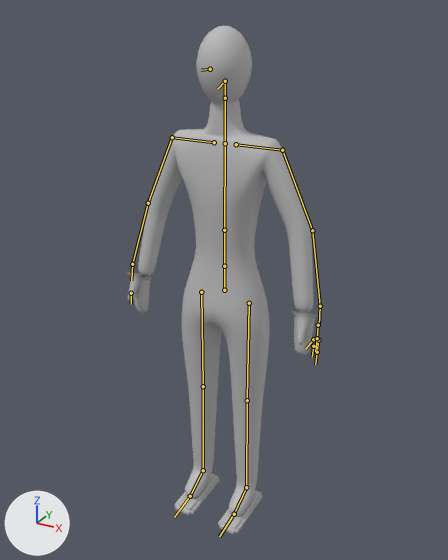
What one commit did to the glTF model models/mannequin_female.glb.
Camera for both pictures: a camera (50 mm lens) standing at (0.894, -1.633, 1.726) and looking at (-0.001, -0.006, 0.912). The axes (+X, +Y, +Z) are drawn at lower left. The lights are the same throughout. The picture after the commit comes second. The bones that change, and the others that lie on the model, are drawn over the model as lines.

Names of what the first picture shows: 'human_noir'.
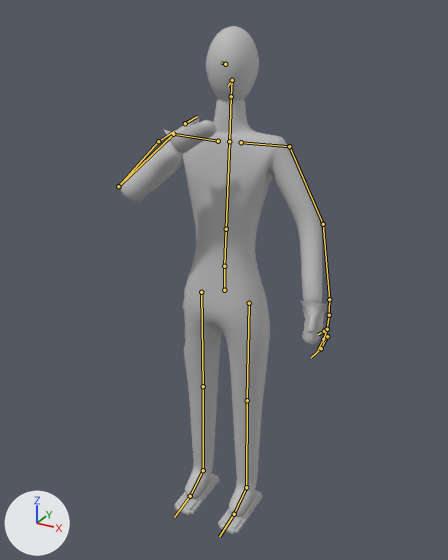
The newer file adds an action. The first version stands in its rest pose; the second is drawn at frame 6 of the action 'hand_recoil'.

Edits to the scene script, one JSON object a line:
```json
{"block": "bone_spine", "where": "bone_spine = bpy.data.objects['human_rig'].pose.bones['spine']  # child of 'pelvis'"}
{"op": "set", "path": "bone_spine.rotation_quaternion", "old": "(1.0, 0.0, 0.0, 0.0)", "new": "(0.997, -0.048, 0.066, 0.003)", "note": "degrees (0, 0, 0) -> degrees (-6, 8, 0)"}
{"block": "bone_head", "where": "bone_head = bpy.data.objects['human_rig'].pose.bones['head']  # child of 'neck'"}
{"op": "set", "path": "bone_head.rotation_quaternion", "old": "(1.0, 0.0, 0.0, 0.0)", "new": "(0.998, -0.023, 0.057, 0.001)", "note": "degrees (0, 0, 0) -> degrees (-3, 6, 0)"}
{"block": "bone_upper_arm_l", "where": "bone_upper_arm_l = bpy.data.objects['human_rig'].pose.bones['upper_arm.L']  # child of 'shoulder.L'"}
{"op": "set", "path": "bone_upper_arm_l.rotation_quaternion", "old": "(1.0, 0.0, 0.0, 0.0)", "new": "(0.999, 0.0, 0.0, -0.044)", "note": "degrees (0, 0, 0) -> degrees (0, 0, -5)"}
{"block": "bone_forearm_l", "where": "bone_forearm_l = bpy.data.objects['human_rig'].pose.bones['forearm.L']  # child of 'upper_arm.L'"}
{"op": "set", "path": "bone_forearm_l.rotation_quaternion", "old": "(1.0, 0.0, 0.0, 0.0)", "new": "(0.996, -0.087, 0.0, 0.0)", "note": "degrees (0, 0, 0) -> degrees (-10, 0, 0)"}
{"block": "bone_fingers_1_l", "where": "bone_fingers_1_l = bpy.data.objects['human_rig'].pose.bones['fingers_1.L']  # child of 'hand.L'"}
{"op": "set", "path": "bone_fingers_1_l.rotation_quaternion", "old": "(1.0, 0.0, 0.0, 0.0)", "new": "(0.986, 0.0, 0.0, 0.169)", "note": "degrees (0, 0, 0) -> degrees (0, 0, 20)"}
{"block": "bone_fingers_2_l", "where": "bone_fingers_2_l = bpy.data.objects['human_rig'].pose.bones['fingers_2.L']  # child of 'fingers_1.L'"}
{"op": "set", "path": "bone_fingers_2_l.rotation_quaternion", "old": "(1.0, 0.0, 0.0, 0.0)", "new": "(0.982, 0.0, 0.0, 0.191)", "note": "degrees (0, 0, 0) -> degrees (0, 0, 22)"}
{"block": "bone_index_1_l", "where": "bone_index_1_l = bpy.data.objects['human_rig'].pose.bones['index_1.L']  # child of 'hand.L'"}
{"op": "set", "path": "bone_index_1_l.rotation_quaternion", "old": "(1.0, 0.0, 0.0, 0.0)", "new": "(0.987, 0.0, 0.0, 0.163)", "note": "degrees (0, 0, 0) -> degrees (0, 0, 19)"}
{"block": "bone_shoulder_r", "where": "bone_shoulder_r = bpy.data.objects['human_rig'].pose.bones['shoulder.R']  # child of 'spine2'"}
{"op": "set", "path": "bone_shoulder_r.rotation_quaternion", "old": "(1.0, 0.0, 0.0, 0.0)", "new": "(0.999, 0.034, 0.0, 0.0)", "note": "degrees (0, 0, 0) -> degrees (4, 0, 0)"}
{"block": "bone_upper_arm_r", "where": "bone_upper_arm_r = bpy.data.objects['human_rig'].pose.bones['upper_arm.R']  # child of 'shoulder.R'"}
{"op": "set", "path": "bone_upper_arm_r.rotation_quaternion", "old": "(1.0, 0.0, 0.0, 0.0)", "new": "(0.92, -0.318, -0.074, 0.215)", "note": "degrees (0, 0, 0) -> degrees (-38, 0, 26)"}
{"block": "bone_forearm_r", "where": "bone_forearm_r = bpy.data.objects['human_rig'].pose.bones['forearm.R']  # child of 'upper_arm.R'"}
{"op": "set", "path": "bone_forearm_r.rotation_quaternion", "old": "(1.0, 0.0, 0.0, 0.0)", "new": "(0.589, -0.808, 0.0, 0.0)", "note": "degrees (0, 0, 0) -> degrees (-108, 0, 0)"}
```

What differs and where, as boxes (x1, y1, x2, y2) in the pictures (448 x 560 px):
```json
{"object": "human_noir", "change": "posed", "before": [126, 26, 318, 534], "after": [121, 26, 327, 534], "on screen": "7% wider"}
{"bone": "spine", "before": "(224, 266) to (224, 230)", "after": "(224, 266) to (226, 229)"}
{"bone": "head", "before": "(225, 98) to (225, 81)", "after": "(231, 96) to (232, 80)"}
{"bone": "upper_arm.L", "before": "(282, 150) to (312, 230)", "after": "(289, 146) to (323, 224)"}
{"bone": "forearm.L", "before": "(312, 230) to (320, 306)", "after": "(323, 224) to (329, 299)"}
{"bone": "fingers_1.L", "before": "(318, 340) to (317, 352)", "after": "(327, 336) to (321, 348)"}
{"bone": "fingers_2.L", "before": "(317, 352) to (315, 364)", "after": "(321, 348) to (311, 357)"}
{"bone": "index_1.L", "before": "(313, 346) to (312, 357)", "after": "(323, 339) to (318, 349)"}
{"bone": "shoulder.R", "before": "(214, 142) to (172, 137)", "after": "(218, 141) to (173, 134)"}
{"bone": "upper_arm.R", "before": "(172, 137) to (148, 203)", "after": "(173, 134) to (118, 186)"}
{"bone": "forearm.R", "before": "(148, 203) to (132, 264)", "after": "(118, 186) to (158, 141)"}
```
